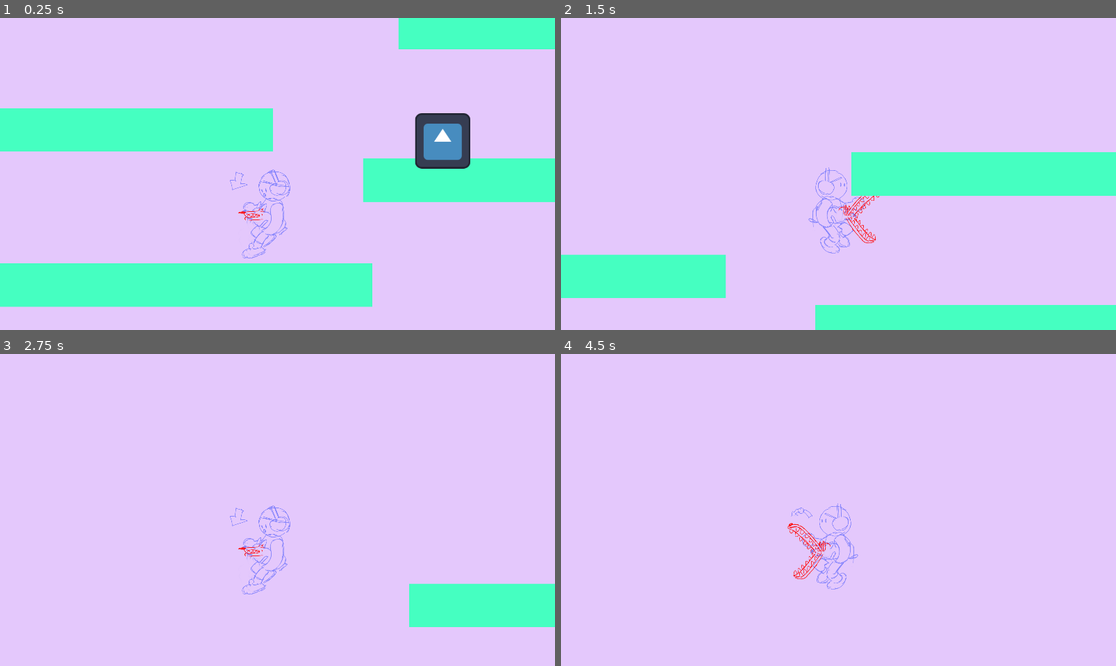
Above: before the commit, frames 1-4 (two rows, left to right).
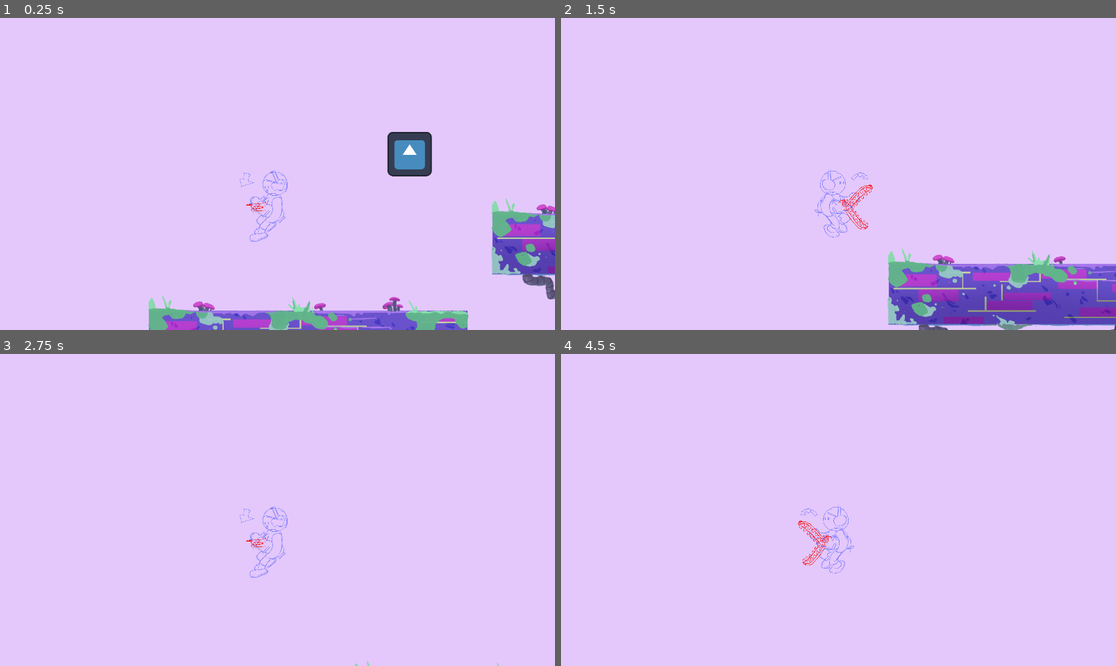
Above: after the commit, the same moments.

Repository: AidanNC/dogrun
Game: Godot game, scene res://scenes/world.tscn
Same seed, same stepped clock (60 frames per second), same inputs: the game is played once before the commit and once after it. The engine's default icon, where the game draws it, is replaced by a stand-in: a white triangle on a blue panel in a dark square.
Inputs:
- Up to frame 1 (0.25 s): no input
- Up to frame 2 (1.5 s): hold D (move_right) from 0.53 s (still down); tap U (attack) at 0.6, 1.35 s; tap W (jump) at 0.77 s
- Up to frame 3 (2.75 s): tap W (jump) at 1.52 s; release D (move_right) at 2.03 s; hold A (move_left) from 2.03 s (still down); tap U (attack) at 2.1 s
- Up to frame 4 (4.5 s): release A (move_left) at 2.78 s; hold D (move_right) 2.78-4.28 s; tap U (attack) at 2.85, 3.6, 4.35 s; tap W (jump) at 3.02, 3.77 s; hold A (move_left) from 4.28 s (still down)

The runs differ from the first frame. In frame 1, 33% of the frame differs, in the area x 0-100%, y 0-100%; in frame 2, 22%; in frame 3, 4.3%; in frame 4, 0.9%.

Commit message:
add: new platform added

Diff:
--- /dev/null
+++ b/godot/scenes/platform.tscn
@@ -0,0 +1,16 @@
+[gd_scene load_steps=3 format=3 uid="uid://3atharainroe"]
+
+[ext_resource type="Texture2D" uid="uid://bf5oh3dqx7x1x" path="res://assets/Floating platform.png" id="1_1et3g"]
+
+[sub_resource type="RectangleShape2D" id="RectangleShape2D_tphog"]
+size = Vector2(918, 167)
+
+[node name="Platform" type="StaticBody2D"]
+
+[node name="CollisionShape2D" type="CollisionShape2D" parent="."]
+position = Vector2(-12, 2.5)
+shape = SubResource("RectangleShape2D_tphog")
+
+[node name="Sprite2D" type="Sprite2D" parent="."]
+scale = Vector2(0.6, 0.6)
+texture = ExtResource("1_1et3g")
--- a/godot/scenes/player.tscn
+++ b/godot/scenes/player.tscn
@@ -144,7 +144,7 @@
 
 [node name="Camera2D" type="Camera2D" parent="."]
 position = Vector2(2, -91)
-zoom = Vector2(1.5, 1.5)
+zoom = Vector2(1.2, 1.2)
 
 [node name="AnimatedSprite2D" type="AnimatedSprite2D" parent="."]
 position = Vector2(-10, 1)
--- a/godot/scenes/world.tscn
+++ b/godot/scenes/world.tscn
@@ -1,62 +1,22 @@
-[gd_scene load_steps=5 format=3 uid="uid://duq34pcxha51a"]
+[gd_scene load_steps=4 format=3 uid="uid://duq34pcxha51a"]
 
 [ext_resource type="PackedScene" uid="uid://b3p36e1gl3630" path="res://scenes/player.tscn" id="1_4b21f"]
 [ext_resource type="PackedScene" uid="uid://dmbu8uqqe5qyx" path="res://scenes/slime.tscn" id="2_oxcol"]
-
-[sub_resource type="QuadMesh" id="QuadMesh_54h7s"]
-size = Vector2(1000, 100)
-
-[sub_resource type="RectangleShape2D" id="RectangleShape2D_ofi40"]
-size = Vector2(997, 97)
+[ext_resource type="PackedScene" uid="uid://3atharainroe" path="res://scenes/platform.tscn" id="3_qoqvr"]
 
 [node name="World" type="Node2D"]
 
 [node name="Player" parent="." instance=ExtResource("1_4b21f")]
 position = Vector2(1007, 611)
 
-[node name="Platform" type="StaticBody2D" parent="."]
-position = Vector2(728, 835)
-
-[node name="MeshInstance2D" type="MeshInstance2D" parent="Platform"]
-modulate = Color(0.27, 1, 0.756667, 1)
-mesh = SubResource("QuadMesh_54h7s")
-
-[node name="CollisionShape2D" type="CollisionShape2D" parent="Platform"]
-position = Vector2(-0.5, 0.5)
-shape = SubResource("RectangleShape2D_ofi40")
-
-[node name="Platform2" type="StaticBody2D" parent="."]
-position = Vector2(1706, 593)
-
-[node name="MeshInstance2D" type="MeshInstance2D" parent="Platform2"]
-modulate = Color(0.27, 1, 0.756667, 1)
-mesh = SubResource("QuadMesh_54h7s")
-
-[node name="CollisionShape2D" type="CollisionShape2D" parent="Platform2"]
-position = Vector2(-0.5, 0.5)
-shape = SubResource("RectangleShape2D_ofi40")
-
-[node name="Platform3" type="StaticBody2D" parent="."]
-position = Vector2(499, 477)
-
-[node name="MeshInstance2D" type="MeshInstance2D" parent="Platform3"]
-modulate = Color(0.27, 1, 0.756667, 1)
-mesh = SubResource("QuadMesh_54h7s")
-
-[node name="CollisionShape2D" type="CollisionShape2D" parent="Platform3"]
-position = Vector2(-0.5, 0.5)
-shape = SubResource("RectangleShape2D_ofi40")
-
-[node name="Platform4" type="StaticBody2D" parent="."]
-position = Vector2(1788, 241)
-
-[node name="MeshInstance2D" type="MeshInstance2D" parent="Platform4"]
-modulate = Color(0.27, 1, 0.756667, 1)
-mesh = SubResource("QuadMesh_54h7s")
-
-[node name="CollisionShape2D" type="CollisionShape2D" parent="Platform4"]
-position = Vector2(-0.5, 0.5)
-shape = SubResource("RectangleShape2D_ofi40")
-
 [node name="Slime" parent="." instance=ExtResource("2_oxcol")]
 position = Vector2(1390, 474)
+
+[node name="Platform1" parent="." instance=ExtResource("3_qoqvr")]
+position = Vector2(1112, 1042)
+
+[node name="Platform2" parent="." instance=ExtResource("3_qoqvr")]
+position = Vector2(2102, 762)
+
+[node name="Platform3" parent="." instance=ExtResource("3_qoqvr")]
+position = Vector2(3272, 874)
Not shown, added: godot/assets/Floating platform.png.import
Not shown: 1 places in godot/scenes/dog_bite.tscn that only renumber resources
Not shown: 1 places in godot/scenes/player.tscn that only renumber resources
